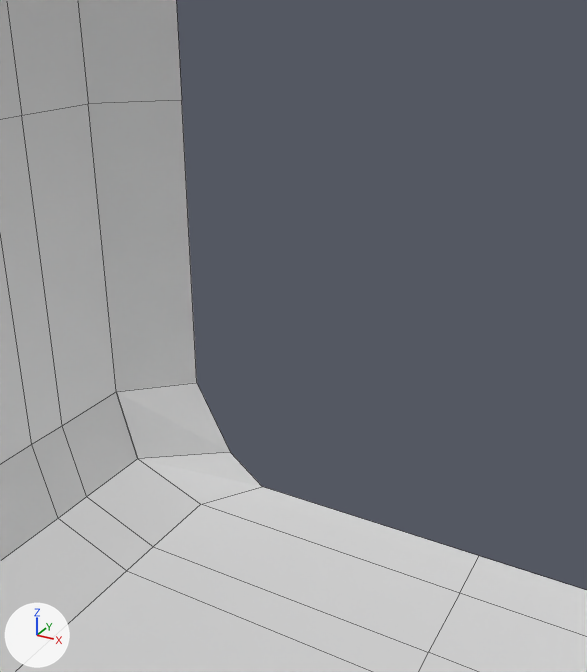
One commit to the Blender file Blender/SZGJX.blend: the scene before it, then after it.
Before and after are seen from a 50 mm lens placed at (4.82, -8.79, 3.87), pointed at (0.08, -0.17, -0.44). Every picture has the same lights, and +X, +Y and +Z are marked at lower left. Mesh edges are drawn as thin lines. Objects named as collision shapes, trigger or cutter boxes, shadow casters or lower levels of detail are left out.

Before the edit, the objects in view are built like this:
```python
me_plane_005 = bpy.data.meshes.new('Plane.005')
me_plane_005.from_pydata(...)  # 101 vertices, 79 faces; spans x -15.0..15.0, y -15.0..15.0, z 0.0..15.0
ob_30x30_lturn = bpy.data.objects.new('30x30_LTurn', me_plane_005)
ob_30x30_lturn.location = (0.0, 0.0, 0.0)
_m = ob_30x30_lturn.modifiers.new('Mirror', 'MIRROR')
_m.use_axis = (False, False, True)
_m.use_clip = True
```
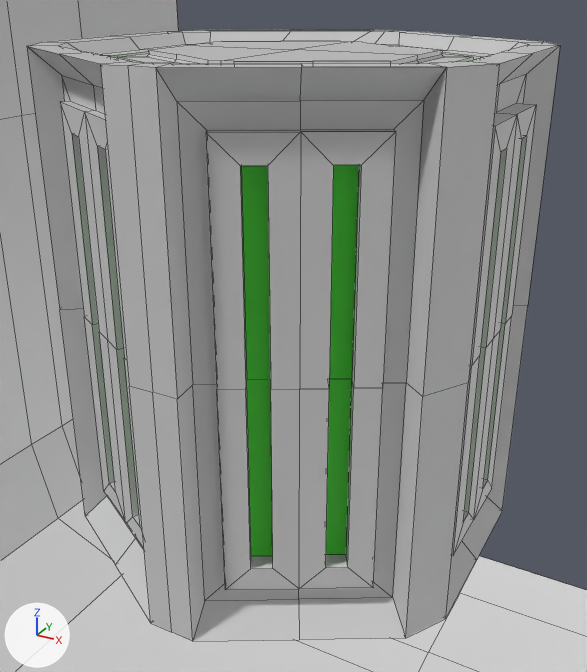
What the commit changed:
Mesh me_cylinder_1 is new.
It has 110 vertices, 83 faces and spans x 0.0..2.75, y 0.0..3.0, z 0.0..3.18.
Faces by material slot: [75, 8].
It uses material mat_base (white #e7e7e7).
It uses material mat_glow (green #4ee73a).
Object 'Macguffin' (ob_macguffin) is new; it shows me_cylinder_1.
Its location is (0.0, 0.0, 0.0).
It gains a MIRROR modifier named 'Mirror'.
Modifier setting: use_axis = (True, True, True).
Modifier setting: use_clip = True.

What differs and where, as boxes (x1, y1, x2, y2) in the pictures (587 x 672 px):
'Macguffin', added: after (27, 30, 560, 641)
    faces in mat_base (white #e7e7e7): (27, 30, 560, 641)
    faces in mat_glow (green #4ee73a): (241, 165, 359, 556)
